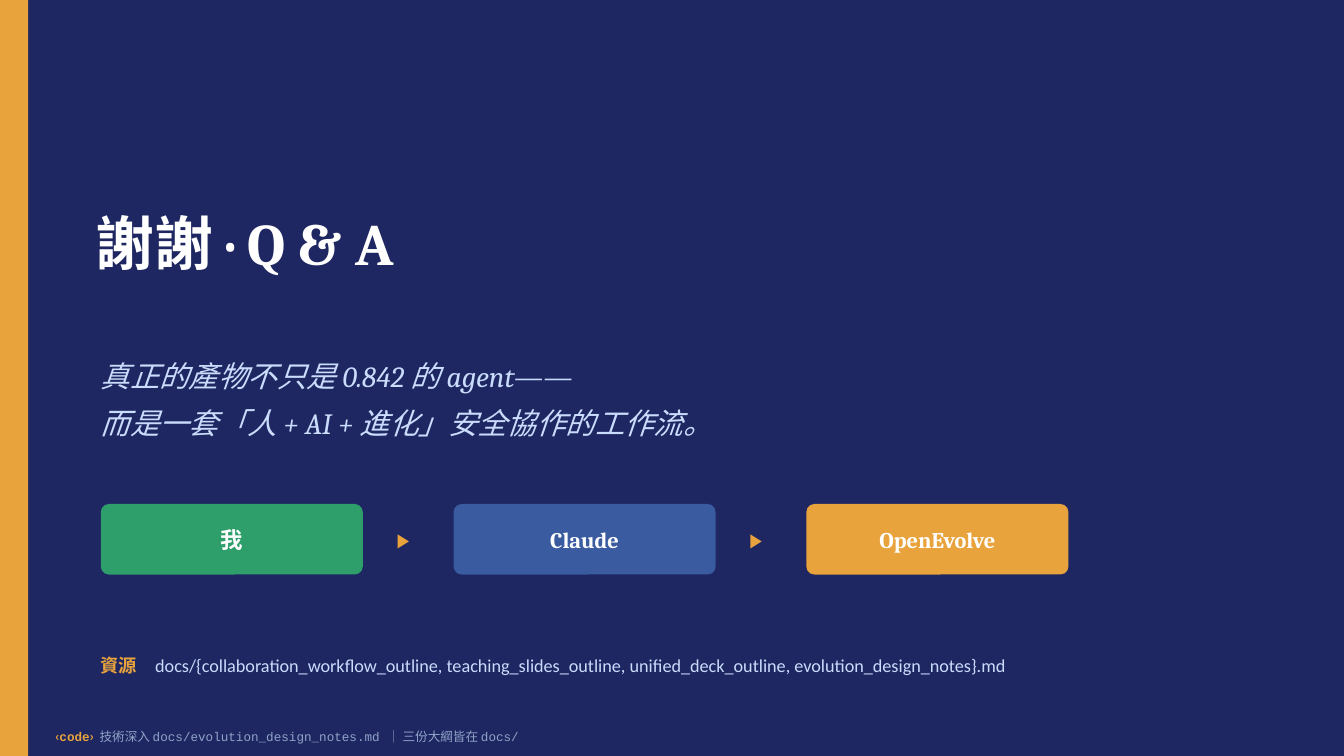
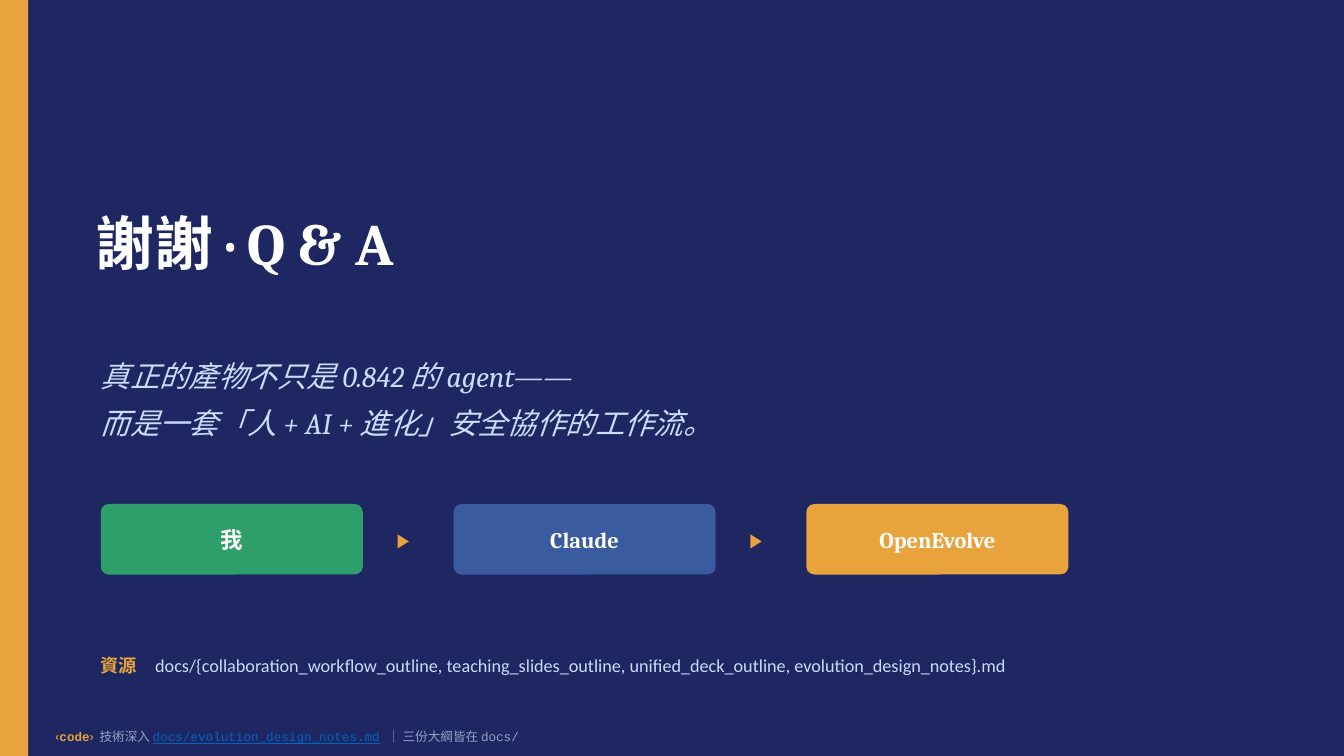
Before and after one commit to yuchieh/AgentSocietyChallenge_OpenEvolve, a slide deck: slide 27 of docs/slides/人AI進化_整合教學投影片.pptx. Drawn at 1344x756 pixels with LibreOffice and Linux fonts; fonts in the diff are those of the drawing. Boxes give left, top, right and bottom in pixels: in the first picture for what was removed or moved away, otherwise in the second. Text is boxed around its words. In the diff, an @@ line names an element or a change of style, - is before the commit and + after.

```diff
--- a/docs/slides/人AI進化_整合教學投影片.pptx
+++ b/docs/slides/人AI進化_整合教學投影片.pptx
@@ text "‹code› 技術深入 docs/evolution_design_notes.md ｜ 三份大綱皆在 ..." at (55,730,519,744): text colour #8FA3C8 to #0563C1, underline on in "docs/evolution_design_notes.md" @@
```
Also in this commit, not shown: 26 other slides changed, 1 other file.
